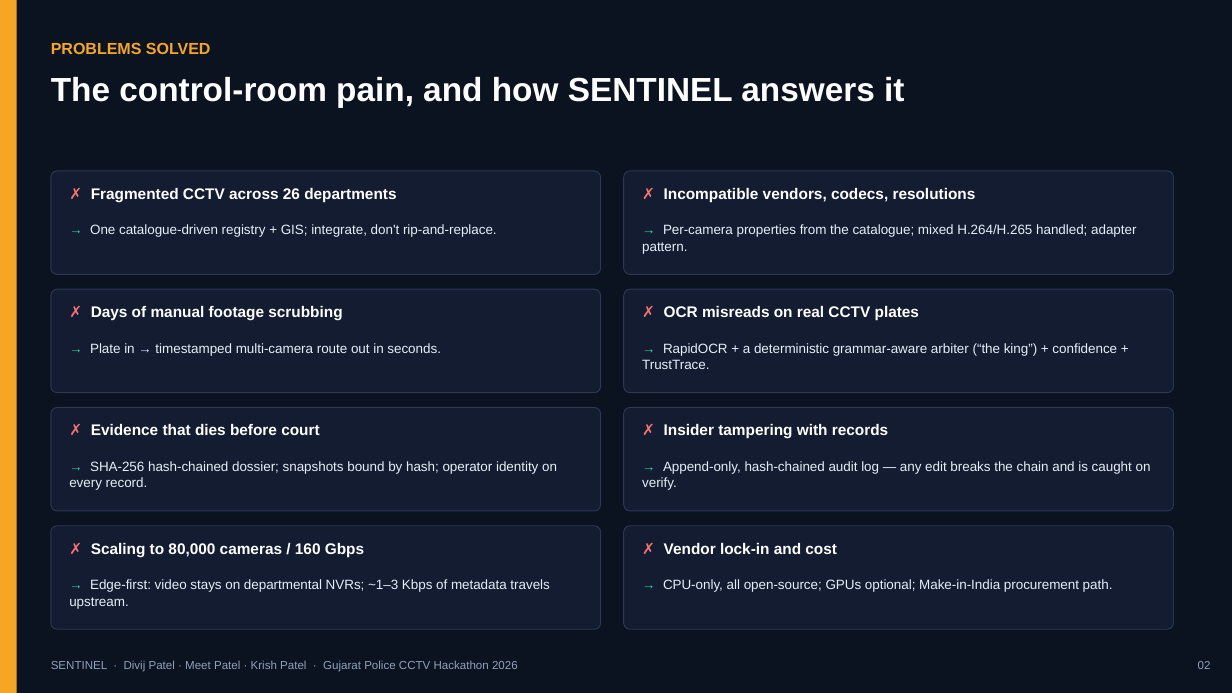
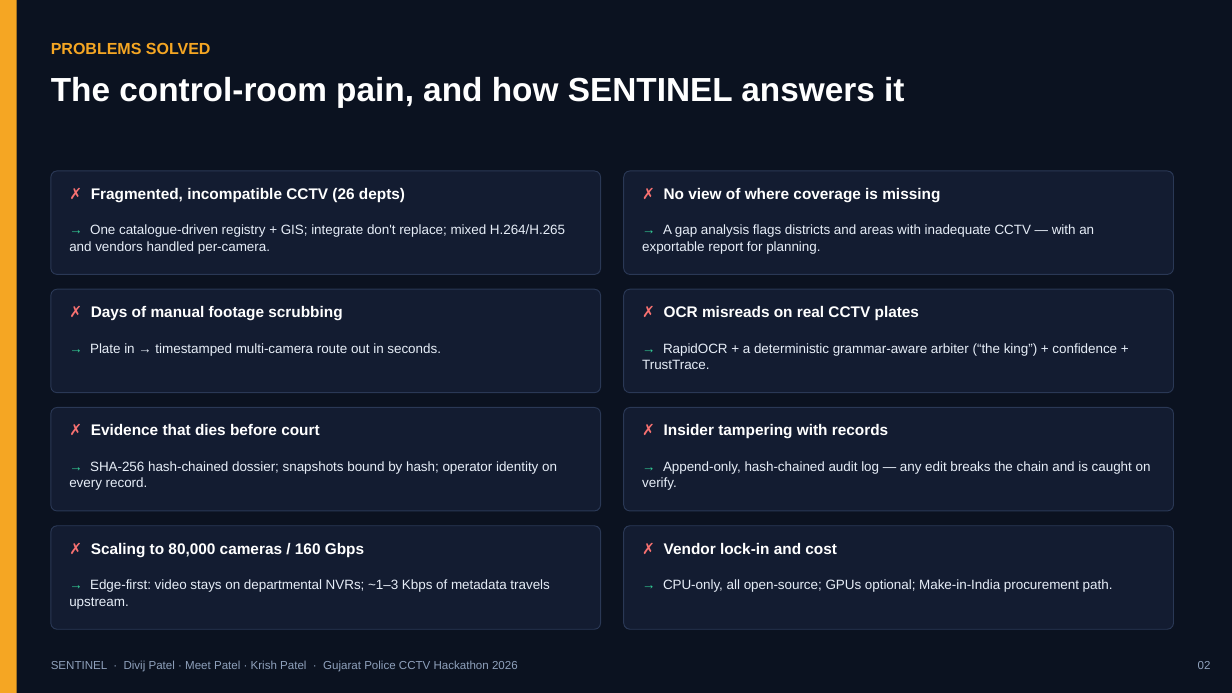
Before and after one commit to DIVIJ08070/sentinal, a slide deck: slide 3 of deliverables/SENTINEL_Presentation.pptx. Drawn at 1232x693 pixels with LibreOffice and Linux fonts; fonts in the diff are those of the drawing. Boxes give left, top, right and bottom in pixels: in the first picture for what was removed or moved away, otherwise in the second. Text is boxed around its words. In the diff, an @@ line names an element or a change of style, - is before the commit and + after.

Commit message:
feat: live video anpr studio, overnight 13m cycler, camera stability, and daytime footage integration

```diff
--- a/deliverables/SENTINEL_Presentation.pptx
+++ b/deliverables/SENTINEL_Presentation.pptx
@@ text at (91,188,405,202): text changed @@
-✗ Fragmented CCTV across 26 departments
+✗ Fragmented, incompatible CCTV (26 depts)
@@ text at (664,188,940,202): text changed @@
-✗ Incompatible vendors, codecs, resolutions
+✗ No view of where coverage is missing
@@ text at (69,224,565,254): text changed @@
-→ One catalogue-driven registry + GIS; integrate, don't rip-and-replace.
+→ One catalogue-driven registry + GIS; integrate don't replace; mixed H.264/H.265 and vendors handled per-camera.
@@ text at (642,224,1094,254): text changed @@
-→ Per-camera properties from the catalogue; mixed H.264/H.265 handled; adapter pattern.
+→ A gap analysis flags districts and areas with inadequate CCTV — with an exportable report for planning.
```
Also in this commit, not shown: 4 other slides changed, 26 other files.
